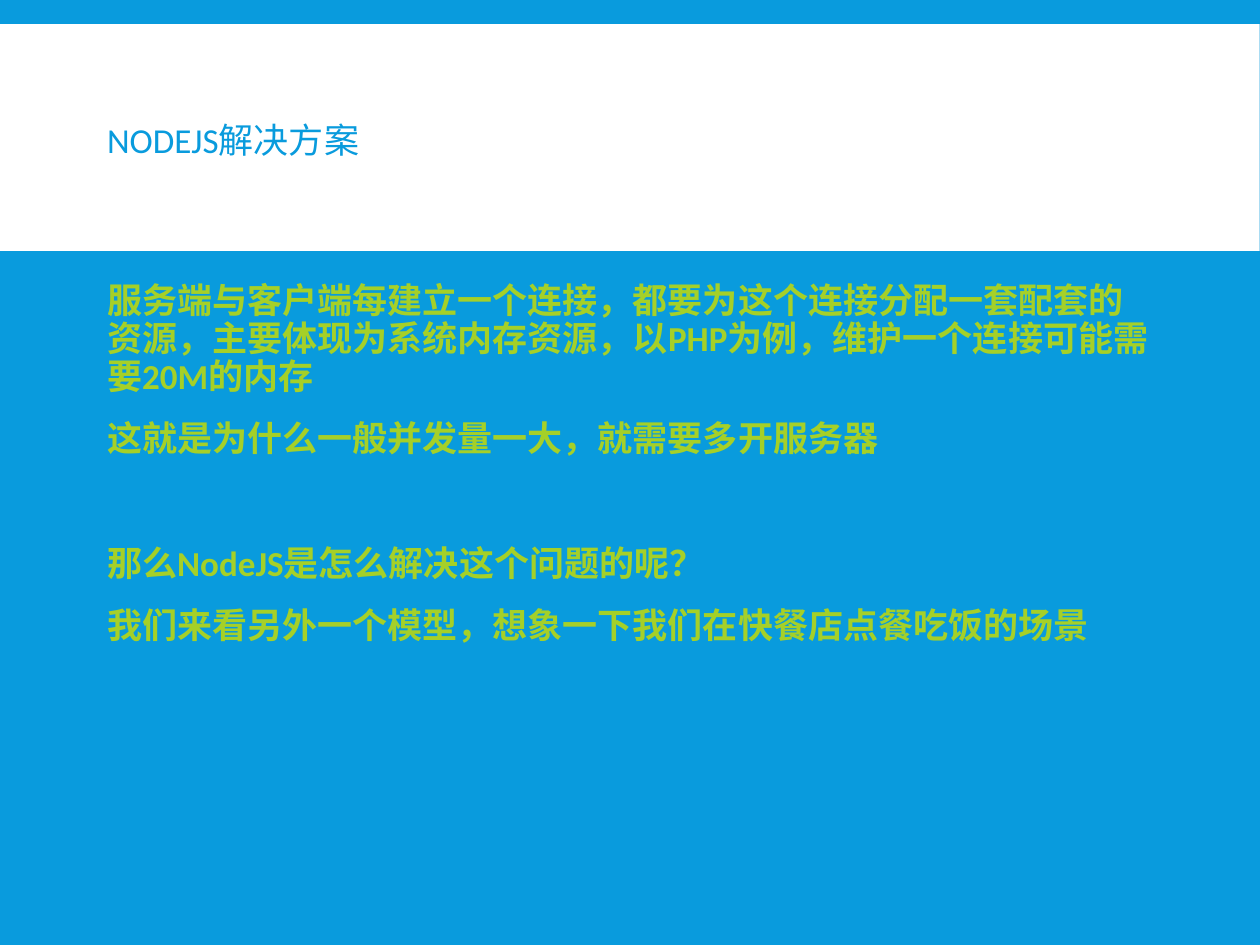
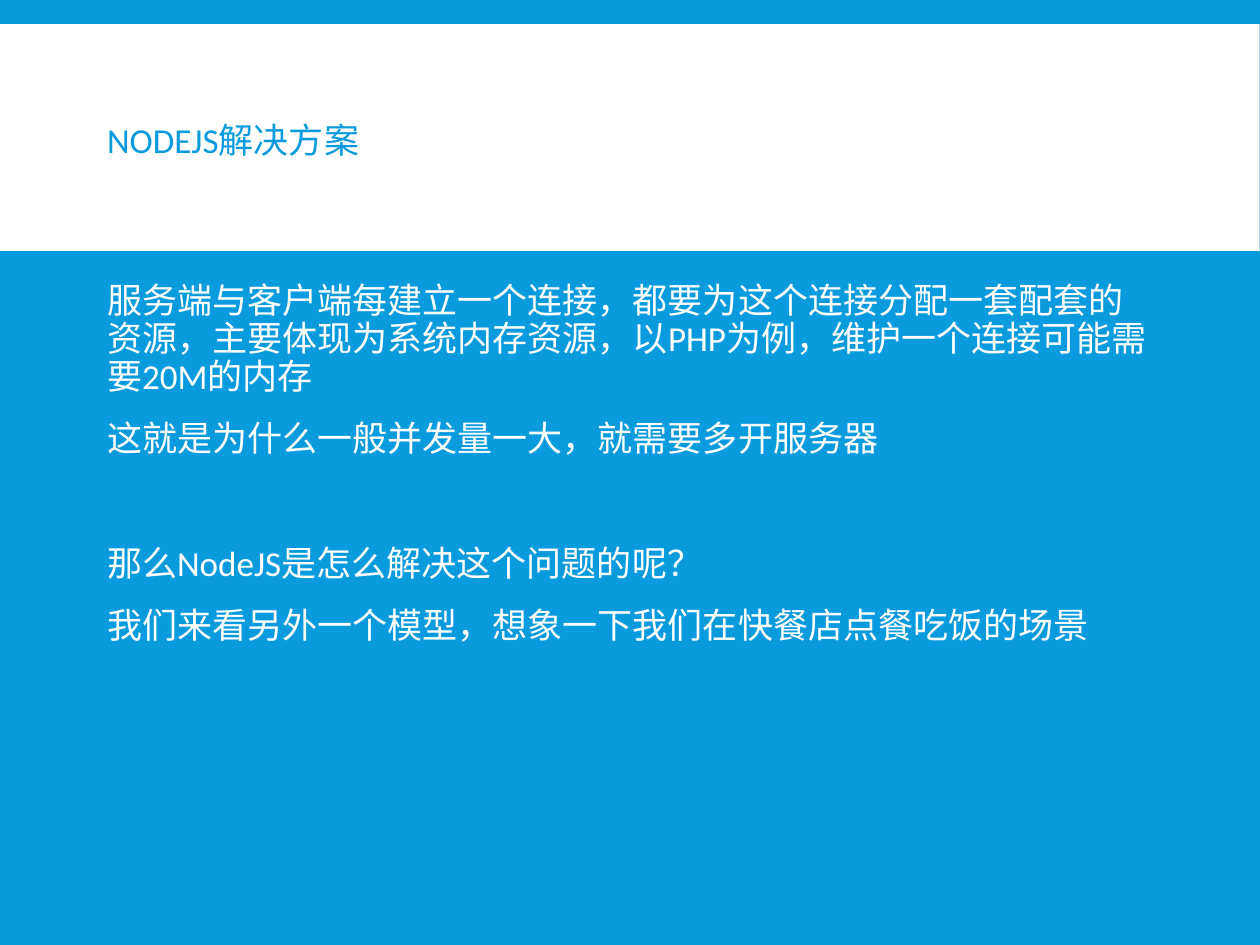
Before and after one commit to xiayu1986/webLearn, a slide deck: slide 11 of mix/技术分享/NODE技术分享.pptx. Drawn at 1260x945 pixels with LibreOffice and Linux fonts; fonts in the diff are those of the drawing. Boxes give left, top, right and bottom in pixels: in the first picture for what was removed or moved away, otherwise in the second. Text is boxed around its words. In the diff, an @@ line names an element or a change of style, - is before the commit and + after.

```diff
--- a/mix/技术分享/NODE技术分享.pptx
+++ b/mix/技术分享/NODE技术分享.pptx
@@ text "服务端与客户端每建立一个连接，都要为这个连接分配一套配套的资源，主要体现为系统内存资源，以PHP为例，维护一个连接可能需 ..." at [107, 283, 1147, 642]: text colour #A5D028 to #FFFFFF, bold off @@
```
Also in this commit, not shown: 9 other slides changed, 2 other files.
